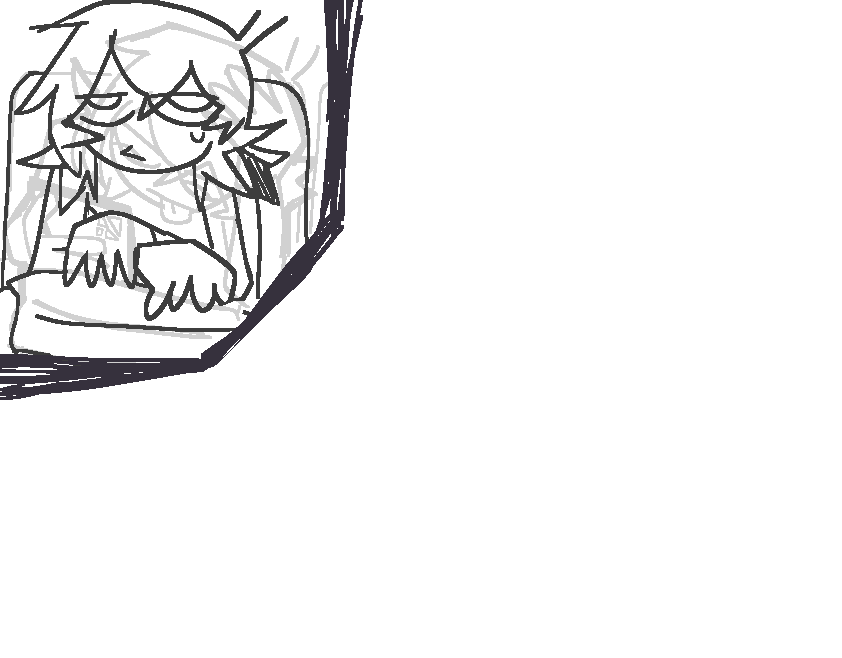
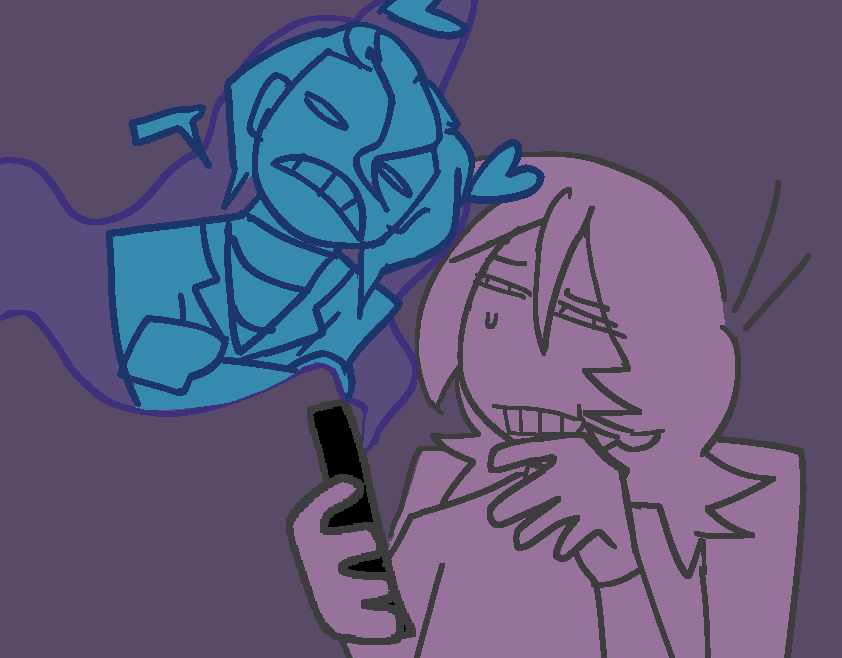
Two versions of the same layered image (842×658). Layer-by-layer changes:
renamed "Paint Layer 22" to "Copy of File Layer 20", hid it, moved it out of group "scrollginish", painted on it over <box>0,0,384,448</box>
removed group "scrolling" (2 layers) from group "Group 21" over <box>0,0,384,448</box>
removed layer "scroll" (was 24%) from group "scrolling" over <box>0,0,384,448</box>
added group "lose" with 6 layers above "win" over <box>0,0,384,448</box>
moved "frame" (1st of 2, in "lose") into group "lose", painted on it over <box>0,0,448,448</box>
removed group "scrollginish" (1 layers) from group "Group 21" over <box>0,0,320,384</box>
added layer "lkana" (1st of 2, in "lose") in group "lose" over <box>0,0,384,448</box>
added layer "bgcol" (1st of 2, in "lose") in group "lose" over <box>0,0,384,384</box>
removed group "Group 21" (6 layers) over <box>0,0,448,448</box>
